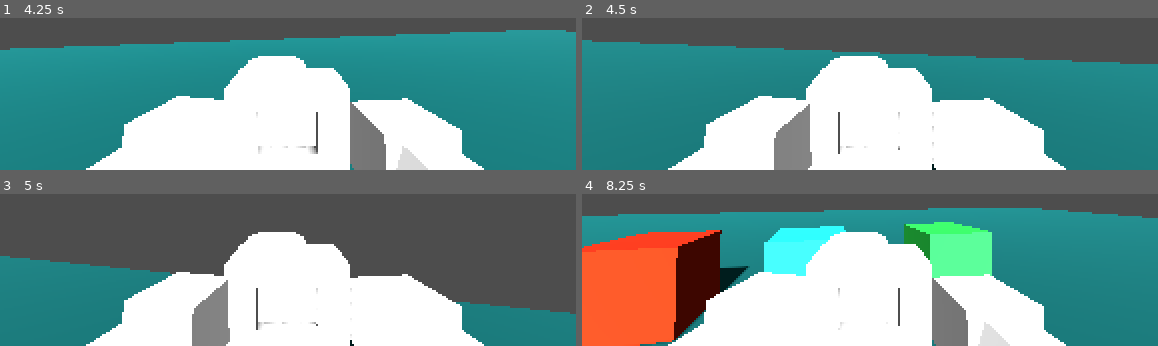
Above: before the commit, frames 1-4 (two rows, left to right).
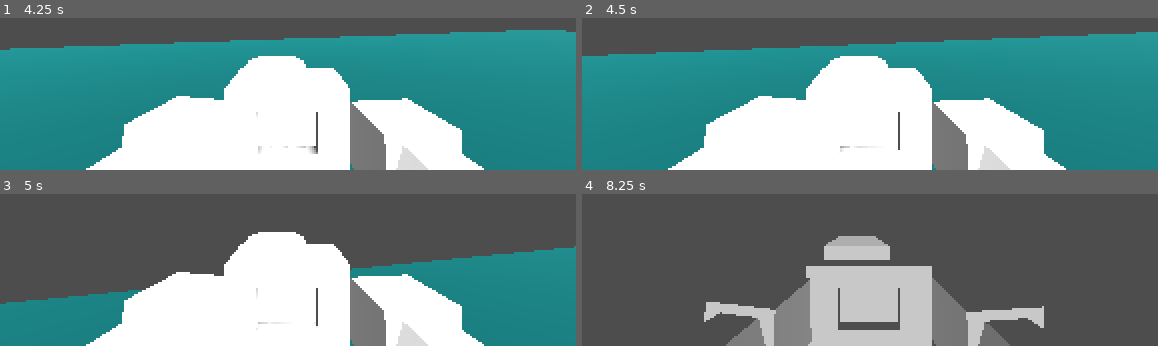
Above: after the commit, the same moments.

Repository: G4vp/TheCopyCam
Game: Godot game, scene res://Scenes/Environment/level.tscn
The game is run twice, just before and just after one commit, with the same random seed, the same clock (stepped at 60 frames per second) and the same inputs.
Inputs (mouse positions are in pixels of both pictures, inside the frame that each line leads up to):
- Up to frame 1 (4.25 s): move the mouse to (outside the picture) at 0.52 s; press the mouse at (outside the picture) at 0.53 s; hold Up (move_up) from 0.53 s (still down); tap Space (jump) at 0.77, 1.52, 2.75, 3.02, 3.77 s; tap Q (rotate_y, bound only after the commit) at 0.8, 1.35, 2.3 s; move the mouse to (outside the picture) at 1.27 s; release the mouse at (outside the picture) at 1.28 s; click (outside the picture) at 1.55 s; tap Enter at 2 s; move the mouse to (outside the picture) at 2.02 s; press the mouse at (outside the picture) at 2.03 s; move the mouse to (outside the picture) at 2.77 s; release the mouse at (outside the picture) at 2.78 s; right-click (outside the picture) at 2.85 s; click (outside the picture) at 3.05 s; move the mouse to (outside the picture) at 3.52 s; hold Q (rotate_y, bound only after the commit) from 3.53 s (still down); tap Escape (pause, bound only after the commit) at 4.15 s
- Up to frame 2 (4.5 s): keep holding Up (move_up); move the mouse to (outside the picture) at 4.27 s; release Q (rotate_y, bound only after the commit) at 4.28 s; click (outside the picture) at 4.35 s
- Up to frame 3 (5 s): keep holding Up (move_up); tap Space (jump) at 4.52 s
- Up to frame 4 (8.25 s): move the mouse to (outside the picture) at 5.02 s; hold Q (rotate_y, bound only after the commit) 5.03-5.78 s; move the mouse to (outside the picture) at 5.77 s; release Up (move_up) at 5.78 s; hold E (inventory_right) 5.78-6.53 s; click (outside the picture) at 5.85 s; tap Space (jump) at 6.02, 6.77, 7.52 s; move the mouse to (outside the picture) at 6.52 s; hold Right mouse button (action_2) 6.53-7.28 s; hold Up (move_up) from 6.53 s (still down); tap Q (rotate_y, bound only after the commit) at 6.8, 7.35 s; move the mouse to (outside the picture) at 7.27 s; click (outside the picture) at 7.55 s; move the mouse to (outside the picture) at 8.02 s; press the mouse at (outside the picture) at 8.03 s

Frame 1 is identical in both runs. In frame 2, 14% of the frame differs, in the area x 0-100%, y 9-100%; in frame 3, 20%; in frame 4, 86%.

Commit message:
New Maps

Diff:
--- a/Scenes/Characters/copy_cam_controller.gd
+++ b/Scenes/Characters/copy_cam_controller.gd
@@ -60,7 +60,9 @@
 				if PHOTOS_COUNT < MAX_PHOTOS:
 					PHOTOS_COUNT += 1
 					WHITE_PARTICLES.emitting = true
-					photos_taken.append(object_to_copy.duplicate())
+					var copy = object_to_copy.duplicate() as CopyObject
+					copy.rotation = Vector3()
+					photos_taken.append(copy)
 					add_photos_frames.emit(photos_taken, MAX_PHOTOS)
 				else:
 					RED_PARTICLES.emitting = true
@@ -70,7 +72,9 @@
 	#		if _selection_mode:
 	#			object_deslection()
 	#		_item_selection_num = (_item_selection_num + 1)%len(photos_taken)
-
+	if event.is_action_pressed("rotate_y"):
+		if _selection_mode:
+			photos_taken[_item_selection_num].rotate_y(PI/6)
 
 	if event.is_action_pressed("ui_up"):
 		print(photos_taken)
--- a/Scenes/Characters/player.gd
+++ b/Scenes/Characters/player.gd
@@ -40,6 +40,12 @@
 		_tilt_input = -event.relative.y * MOUSE_SENSITIVITY
 
 func _input(event):
+
+	if event.is_action_pressed("pause"):
+		if Input.mouse_mode == Input.MOUSE_MODE_CAPTURED:
+			Input.mouse_mode = Input.MOUSE_MODE_VISIBLE
+		else:
+			Input.mouse_mode = Input.MOUSE_MODE_CAPTURED
 	if event.is_action_pressed("reload"):
 		get_tree().reload_current_scene()
 
--- a/Scenes/Environment/Floor.gd
+++ b/Scenes/Environment/Floor.gd
@@ -1,4 +1,4 @@
-extends MeshInstance3D
+extends Area3D
 
 
 # Called when the node enters the scene tree for the first time.
--- /dev/null
+++ b/Scenes/Environment/Level3.tscn
@@ -0,0 +1,119 @@
+[gd_scene load_steps=17 format=3 uid="uid://kln1n2s81voa"]
+
+[ext_resource type="PackedScene" uid="uid://fdlxo75d2rod" path="res://Scenes/Characters/player.tscn" id="1_vty1f"]
+[ext_resource type="Script" path="res://Scenes/Environment/Floor.gd" id="2_ej8s8"]
+[ext_resource type="PackedScene" uid="uid://csdcffe0sjepj" path="res://Scenes/Objects/blue_cube.tscn" id="3_oh2xd"]
+[ext_resource type="PackedScene" uid="uid://dq5wf7xl24ys" path="res://Scenes/Objects/blue_rectangle.tscn" id="4_f22yt"]
+
+[sub_resource type="Environment" id="Environment_pmjkc"]
+background_mode = 1
+background_color = Color(0.00392157, 0.00784314, 0.0352941, 1)
+
+[sub_resource type="CameraAttributesPractical" id="CameraAttributesPractical_5ybqo"]
+
+[sub_resource type="BoxShape3D" id="BoxShape3D_t4nqy"]
+size = Vector3(2.36419, 1, 2.06168)
+
+[sub_resource type="StandardMaterial3D" id="StandardMaterial3D_vb521"]
+albedo_color = Color(0, 0.443137, 0.447059, 1)
+
+[sub_resource type="BoxMesh" id="BoxMesh_mdlmg"]
+material = SubResource("StandardMaterial3D_vb521")
+
+[sub_resource type="BoxShape3D" id="BoxShape3D_5fghb"]
+
+[sub_resource type="BoxShape3D" id="BoxShape3D_1di0d"]
+
+[sub_resource type="StandardMaterial3D" id="StandardMaterial3D_ul0os"]
+albedo_color = Color(0, 0.443137, 0.447059, 1)
+
+[sub_resource type="BoxMesh" id="BoxMesh_56hxb"]
+material = SubResource("StandardMaterial3D_ul0os")
+
+[sub_resource type="StandardMaterial3D" id="StandardMaterial3D_vgwbi"]
+albedo_color = Color(1, 1, 0.560784, 0.301961)
+emission_enabled = true
+emission = Color(1, 0.960784, 0, 1)
+emission_energy_multiplier = 7.0
+rim_enabled = true
+refraction_enabled = true
+disable_receive_shadows = true
+grow_amount = 1.0
+
+[sub_resource type="BoxMesh" id="BoxMesh_7bs6q"]
+material = SubResource("StandardMaterial3D_vgwbi")
+
+[sub_resource type="BoxShape3D" id="BoxShape3D_puk15"]
+
+[node name="Level3" type="Node3D"]
+
+[node name="WorldEnvironment" type="WorldEnvironment" parent="."]
+environment = SubResource("Environment_pmjkc")
+camera_attributes = SubResource("CameraAttributesPractical_5ybqo")
+
+[node name="Player" parent="." instance=ExtResource("1_vty1f")]
+transform = Transform3D(1, 0, 0, 0, 1, 0, 0, 0, 1, 0, 2.34059, 12.9777)
+MAX_PHOTOS = 6
+
+[node name="DirectionalLight3D" type="DirectionalLight3D" parent="."]
+transform = Transform3D(1, 0, 0, 0, 0.827061, 0.562112, 0, -0.562112, 0.827061, 0, 18.0007, 16.1436)
+shadow_enabled = true
+
+[node name="Area3D" type="Area3D" parent="."]
+transform = Transform3D(39.1411, 0, 0, 0, 0.547669, 0, 0, 0, 40.8739, 0, 0, 0)
+script = ExtResource("2_ej8s8")
+
+[node name="CollisionShape3D" type="CollisionShape3D" parent="Area3D"]
+transform = Transform3D(1, 0, 0, 0, 1, 0, 0, 0, 1, 0, -8.99286, 0)
+shape = SubResource("BoxShape3D_t4nqy")
+
+[node name="Floor2" type="MeshInstance3D" parent="Area3D"]
+transform = Transform3D(1, 0, 0, 0, 1, 0, 0, 0, 0.324662, 0, 0, 0.342517)
+mesh = SubResource("BoxMesh_mdlmg")
+skeleton = NodePath("../..")
+
+[node name="StaticBody3D" type="StaticBody3D" parent="Area3D/Floor2"]
+
+[node name="CollisionShape3D" type="CollisionShape3D" parent="Area3D/Floor2/StaticBody3D"]
+shape = SubResource("BoxShape3D_5fghb")
+
+[node name="Floor3" type="MeshInstance3D" parent="Area3D"]
+transform = Transform3D(1, 0, 0, 0, 1, 0, 0, 0, 0.46166, 0, 0, -0.26912)
+mesh = SubResource("BoxMesh_mdlmg")
+skeleton = NodePath("../..")
+
+[node name="StaticBody3D" type="StaticBody3D" parent="Area3D/Floor3"]
+
+[node name="CollisionShape3D" type="CollisionShape3D" parent="Area3D/Floor3/StaticBody3D"]
+shape = SubResource("BoxShape3D_5fghb")
+
+[node name="StaticBody3D2" type="StaticBody3D" parent="."]
+transform = Transform3D(8.1469, 0, 0, 0, 3.32104, 0, 0, 0, 6.56546, 0.00632238, 1.64915, -15.5592)
+
+[node name="CollisionShape3D" type="CollisionShape3D" parent="StaticBody3D2"]
+shape = SubResource("BoxShape3D_1di0d")
+
+[node name="MeshInstance3D2" type="MeshInstance3D" parent="StaticBody3D2"]
+mesh = SubResource("BoxMesh_56hxb")
+skeleton = NodePath("../../StaticBody3D/MeshInstance3D")
+
+[node name="StaticBody3D" type="Area3D" parent="."]
+transform = Transform3D(1.41763, 0, 0, 0, 2.95607, 0, 0, 0, 0.817863, 0, 5.34728, -15.8635)
+
+[node name="MeshInstance3D" type="MeshInstance3D" parent="StaticBody3D"]
+mesh = SubResource("BoxMesh_7bs6q")
+skeleton = NodePath("../..")
+
+[node name="CollisionShape3D" type="CollisionShape3D" parent="StaticBody3D"]
+shape = SubResource("BoxShape3D_puk15")
+
+[node name="blue_cube" parent="." instance=ExtResource("3_oh2xd")]
+transform = Transform3D(1, 0, 0, 0, 1, 0, 0, 0, 1, 12.1457, 1.37997, 12.2648)
+mass = 4.0
+
+[node name="blue_rectangle" parent="." instance=ExtResource("4_f22yt")]
+transform = Transform3D(1, 0, 0, 0, 1, 0, 0, 0, 1, -10.5889, 1.24088, 14)
+
+[connection signal="body_entered" from="Area3D" to="Area3D" method="_on_area_3d_player_entered"]
+
+[editable path="blue_cube"]
--- a/Scenes/Environment/floor.tscn
+++ b/Scenes/Environment/floor.tscn
@@ -1,6 +1,9 @@
 [gd_scene load_steps=6 format=3 uid="uid://cedg63m5svkm6"]
 
 [ext_resource type="Script" path="res://Scenes/Environment/Floor.gd" id="1_8ojms"]
+
+[sub_resource type="BoxShape3D" id="BoxShape3D_t4nqy"]
+size = Vector3(2.36419, 1, 2.06168)
 
 [sub_resource type="StandardMaterial3D" id="StandardMaterial3D_vb521"]
 albedo_color = Color(0, 0.443137, 0.447059, 1)
@@ -8,25 +11,22 @@
 [sub_resource type="BoxMesh" id="BoxMesh_mdlmg"]
 material = SubResource("StandardMaterial3D_vb521")
 
-[sub_resource type="BoxShape3D" id="BoxShape3D_t4nqy"]
-size = Vector3(2.36419, 1, 2.06168)
-
 [sub_resource type="BoxShape3D" id="BoxShape3D_5fghb"]
 
-[node name="Floor" type="MeshInstance3D"]
-transform = Transform3D(39.1411, 0, 0, 0, 0.547669, 0, 0, 0, 40.8739, 0, 0, 0)
-mesh = SubResource("BoxMesh_mdlmg")
+[node name="Area3D" type="Area3D"]
 script = ExtResource("1_8ojms")
 
-[node name="Area3D" type="Area3D" parent="."]
-
-[node name="CollisionShape3D" type="CollisionShape3D" parent="Area3D"]
+[node name="CollisionShape3D" type="CollisionShape3D" parent="."]
 transform = Transform3D(1, 0, 0, 0, 1, 0, 0, 0, 1, 0, -8.99286, 0)
 shape = SubResource("BoxShape3D_t4nqy")
 
-[node name="StaticBody3D" type="StaticBody3D" parent="."]
+[node name="Floor" type="MeshInstance3D" parent="."]
+transform = Transform3D(39.1411, 0, 0, 0, 0.547669, 0, 0, 0, 40.8739, 0, 0, 0)
+mesh = SubResource("BoxMesh_mdlmg")
 
-[node name="CollisionShape3D" type="CollisionShape3D" parent="StaticBody3D"]
+[node name="StaticBody3D" type="StaticBody3D" parent="Floor"]
+
+[node name="CollisionShape3D" type="CollisionShape3D" parent="Floor/StaticBody3D"]
 shape = SubResource("BoxShape3D_5fghb")
 
-[connection signal="body_entered" from="Area3D" to="." method="_on_area_3d_player_entered"]
+[connection signal="body_entered" from="." to="Floor" method="_on_area_3d_player_entered"]
--- /dev/null
+++ b/Scenes/Objects/blue_rectangle.tscn
@@ -0,0 +1,39 @@
+[gd_scene load_steps=7 format=3 uid="uid://dq5wf7xl24ys"]
+
+[ext_resource type="Script" path="res://Scenes/Objects/copy_object.gd" id="1_6n7v3"]
+
+[sub_resource type="BoxShape3D" id="BoxShape3D_av8xw"]
+size = Vector3(8, 0.21, 1.5)
+
+[sub_resource type="StandardMaterial3D" id="StandardMaterial3D_p3gc3"]
+albedo_color = Color(0.137255, 0.945098, 1, 1)
+
+[sub_resource type="BoxMesh" id="BoxMesh_wx3hv"]
+material = SubResource("StandardMaterial3D_p3gc3")
+size = Vector3(8, 0.21, 1.5)
+
+[sub_resource type="StandardMaterial3D" id="StandardMaterial3D_rbpw2"]
+transparency = 1
+albedo_color = Color(0.254902, 0.678431, 0.811765, 0.258824)
+
+[sub_resource type="BoxMesh" id="BoxMesh_2j1x2"]
+material = SubResource("StandardMaterial3D_rbpw2")
+size = Vector3(8, 0.21, 1.5)
+
+[node name="blue_rectangle" type="RigidBody3D"]
+script = ExtResource("1_6n7v3")
+metadata/Object_Name = "blue_cube"
+
+[node name="CollisionShape3D" type="CollisionShape3D" parent="."]
+transform = Transform3D(1, 0, 0, 0, 1, 0, 0, 0, 1, -1.99606, 0, 0)
+shape = SubResource("BoxShape3D_av8xw")
+
+[node name="Normal" type="MeshInstance3D" parent="."]
+transform = Transform3D(1, 0, 0, 0, 1, 0, 0, 0, 1, -1.99606, 0, 0)
+mesh = SubResource("BoxMesh_wx3hv")
+skeleton = NodePath("../MeshTransparency")
+
+[node name="MeshTransparency" type="MeshInstance3D" parent="."]
+transform = Transform3D(1, 0, 0, 0, 1, 0, 0, 0, 1, -1.99606, 0, 0)
+visible = false
+mesh = SubResource("BoxMesh_2j1x2")
--- a/project.godot
+++ b/project.godot
@@ -84,3 +84,18 @@
 "events": [Object(InputEventKey,"resource_local_to_scene":false,"resource_name":"","device":-1,"window_id":0,"alt_pressed":false,"shift_pressed":false,"ctrl_pressed":false,"meta_pressed":false,"pressed":false,"keycode":0,"physical_keycode":82,"key_label":0,"unicode":114,"echo":false,"script":null)
 ]
 }
+pause={
+"deadzone": 0.5,
+"events": [Object(InputEventKey,"resource_local_to_scene":false,"resource_name":"","device":-1,"window_id":0,"alt_pressed":false,"shift_pressed":false,"ctrl_pressed":false,"meta_pressed":false,"pressed":false,"keycode":0,"physical_keycode":4194305,"key_label":0,"unicode":0,"echo":false,"script":null)
+]
+}
+rotate_y={
+"deadzone": 0.5,
+"events": [Object(InputEventKey,"resource_local_to_scene":false,"resource_name":"","device":-1,"window_id":0,"alt_pressed":false,"shift_pressed":false,"ctrl_pressed":false,"meta_pressed":false,"pressed":false,"keycode":0,"physical_keycode":81,"key_label":0,"unicode":113,"echo":false,"script":null)
+]
+}
+rotate_z={
+"deadzone": 0.5,
+"events": [Object(InputEventKey,"resource_local_to_scene":false,"resource_name":"","device":-1,"window_id":0,"alt_pressed":false,"shift_pressed":false,"ctrl_pressed":false,"meta_pressed":false,"pressed":false,"keycode":0,"physical_keycode":69,"key_label":0,"unicode":101,"echo":false,"script":null)
+]
+}
Not shown: 2 places in Scenes/Environment/Level2.tscn that only renumber resources
Not shown: 1 places in Scenes/Objects/blue_cube.tscn that only renumber resources
